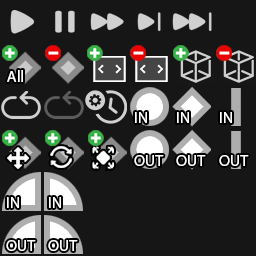
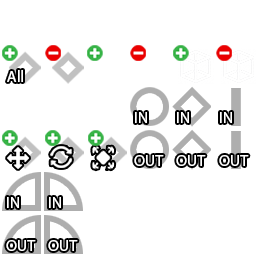
Comparing the layer stacks of the two 256×256 images. Changes:
added group "Camera Play On" with 2 layers above "Camera Play Off" over [86, 180, 127, 205]
added layer "Play" (3rd of 4, in "Camera Play On") in group "Camera Play On" over [96, 186, 110, 199]
added layer "Camera" (1st of 2, in "Camera Play On") in group "Camera Play On" over [86, 180, 127, 205]
added group "Camera Play Off" with 2 layers above "OutFast" over [129, 180, 170, 205]
added layer "Play" (4th of 4, in "Camera Play Off") (30%) in group "Camera Play Off" over [139, 186, 153, 199]
added layer "Camera" (2nd of 2, in "Camera Play Off") (30%) in group "Camera Play Off" over [129, 180, 170, 205]
hid "Layer 0" over [0, 0, 256, 256]
